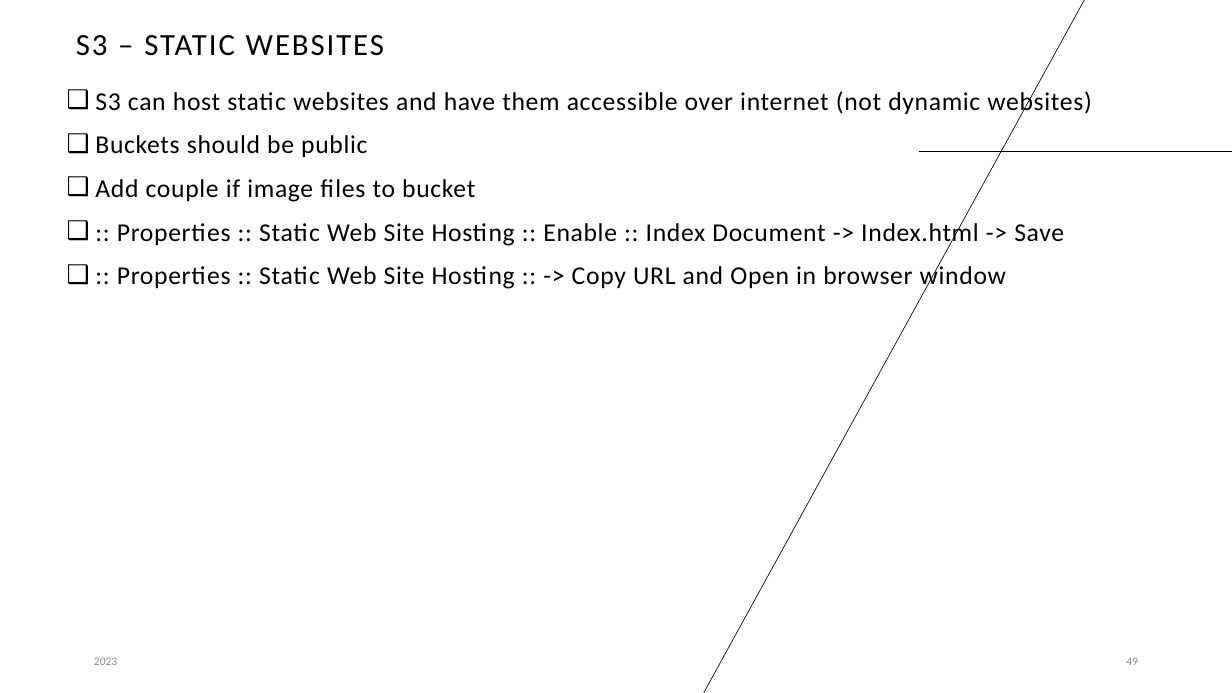
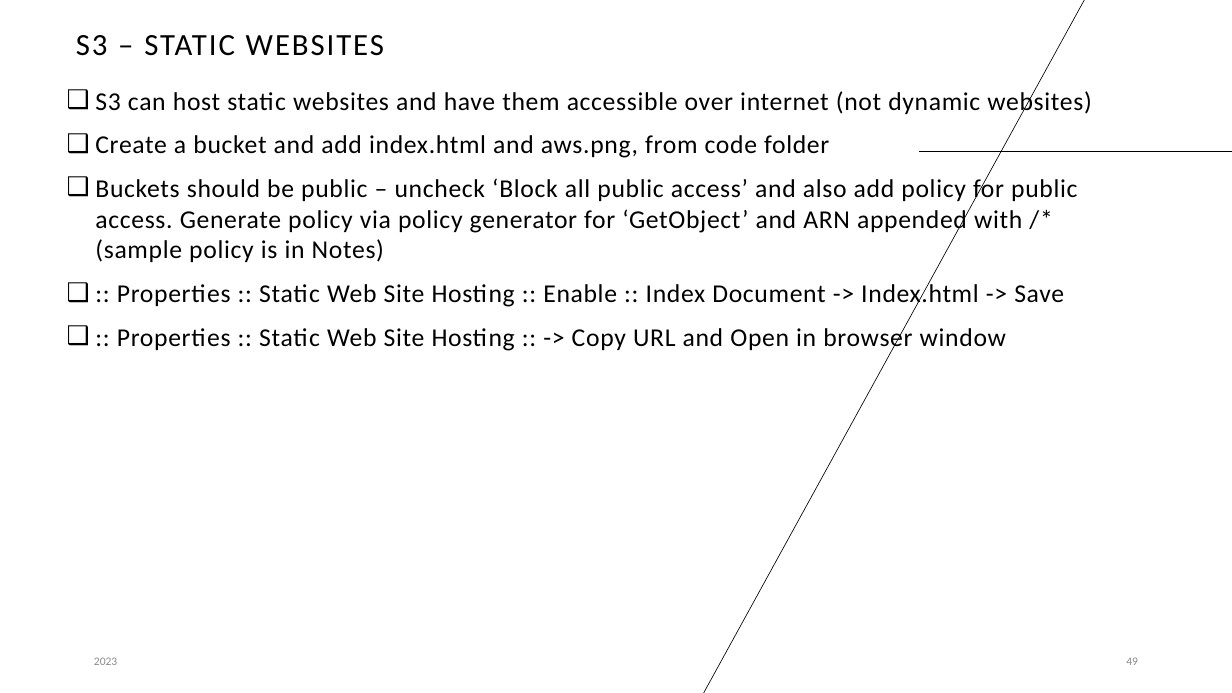
Before and after one commit to yashwant153/for_devops_sessions, a slide deck: slide 49 of cloud_learnings/cloud_learnings.pptx. Drawn at 1232x693 pixels with LibreOffice and Linux fonts; fonts in the diff are those of the drawing. Boxes give left, top, right and bottom in pixels: in the first picture for what was removed or moved away, otherwise in the second. Text is boxed around its words. In the diff, an @@ line names an element or a change of style, - is before the commit and + after.

```diff
--- a/cloud_learnings/cloud_learnings.pptx
+++ b/cloud_learnings/cloud_learnings.pptx
@@ text at (x1=95, y1=135, x2=1077, y2=262): text changed @@
-❑ Buckets should be public
-❑ Add couple if image files to bucket
+❑ Create a bucket and add index.html and aws.png, from code folder
+❑ Buckets should be public – uncheck ‘Block all public access’ and also add policy for public access. Generate policy via policy generator for ‘GetObject’ and ARN appended with /* (sample policy is in Notes)
```
Also in this commit, not shown: 2 other slides changed, 1 other file.
